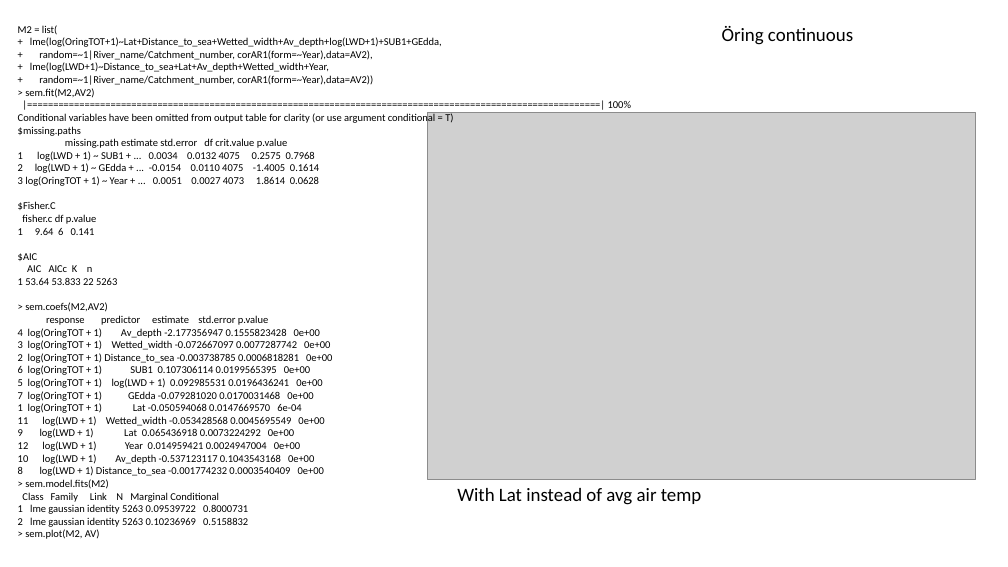
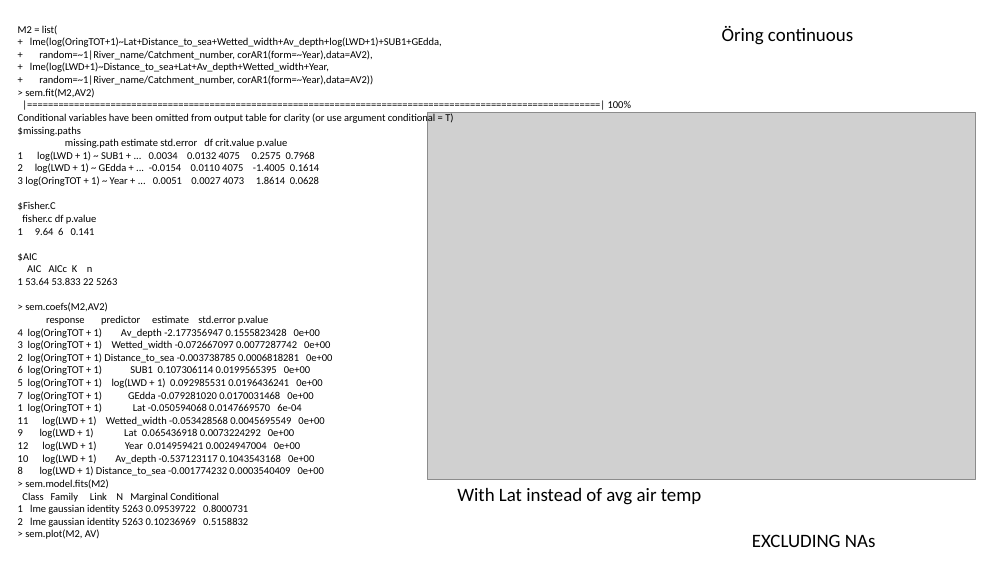
Before and after one commit to SerenaDonadi/Dod-ved, a slide deck: slide 18 of Electrofish data/LWD_analyses.pptx (slide 17 before the commit). Drawn at 1008x567 pixels with LibreOffice and Linux fonts; fonts in the diff are those of the drawing; grey boxes stand for pictures. Boxes give left, top, right and bottom in pixels: in the first picture for what was removed or moved away, otherwise in the second. Text is boxed around its words. In the diff, an @@ line names an element or a change of style, - is before the commit and + after.

```diff
--- a/Electrofish data/LWD_analyses.pptx
+++ b/Electrofish data/LWD_analyses.pptx
@@ text added at bbox=[752, 534, 876, 547], 18 pt, text #000000 @@
+EXCLUDING NAs
```
Also in this commit, not shown: 5 other slides changed, 7 slides added, 1 slide removed, 1 other file.
